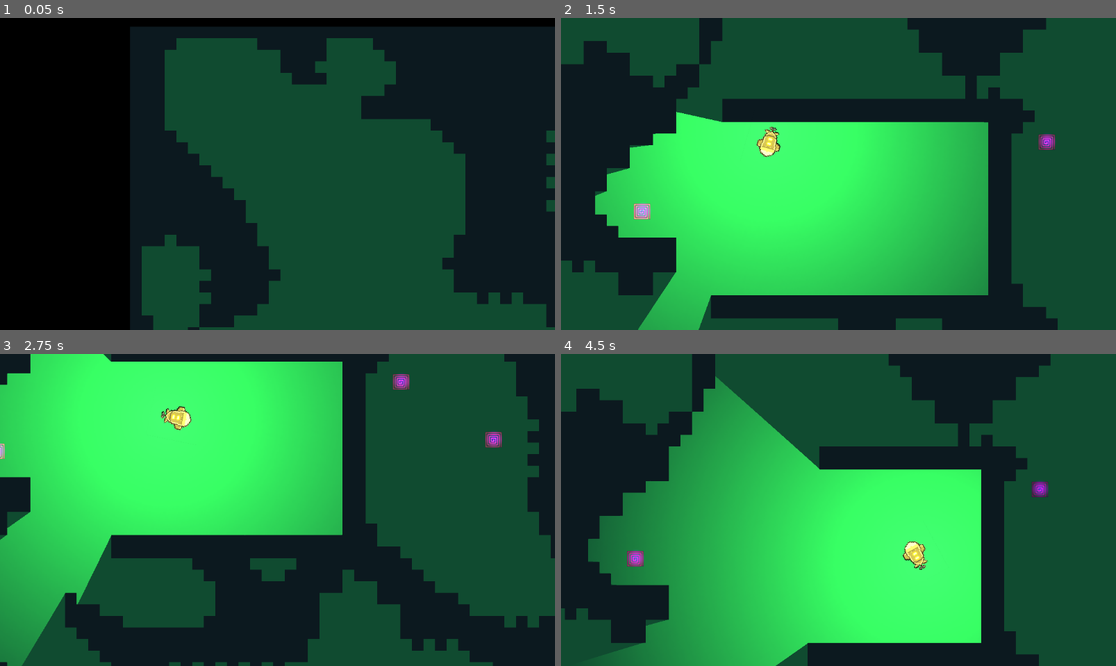
Above: before the commit, frames 1-4 (two rows, left to right).
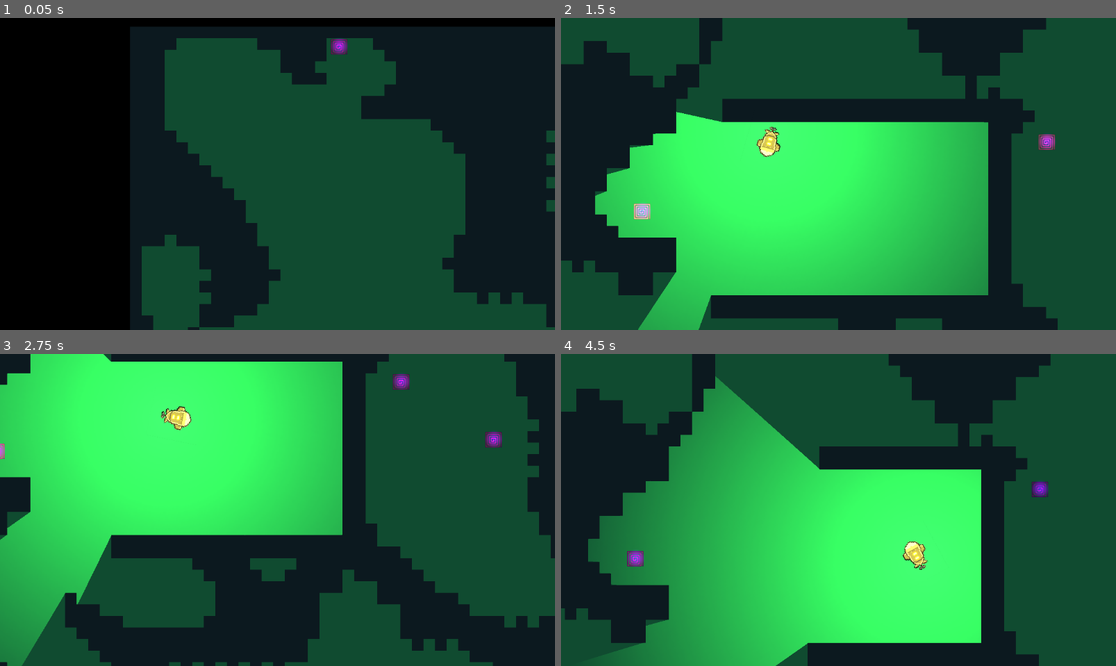
Above: after the commit, the same moments.

Repository: aekiratli/magarajam-2023
Game: Godot game, scene res://Game/Features/Scenes/main.tscn
Two runs of this game, one before a commit and one after it. Both use one fixed random seed, a clock stepped at 60 frames per second and the inputs below.
Inputs (mouse positions are in pixels of both pictures, inside the frame that each line leads up to):
- Up to frame 1 (0.05 s): no input
- Up to frame 2 (1.5 s): tap E (explore) at 0.5 s; move the mouse to (960, 158) at 0.52 s; hold D (move_right) 0.53-1.28 s; hold E (explore) 0.53-1.28 s; move the mouse to (727, 189) at 1.27 s; hold S (move_down) from 1.28 s (still down); tap Space (hang_and_float) at 1.35 s
- Up to frame 3 (2.75 s): move the mouse to (333, 441) at 2.02 s; release S (move_down) at 2.03 s; hold D (move_right) from 2.03 s (still down); hold E (explore) from 2.03 s (still down)
- Up to frame 4 (4.5 s): move the mouse to (810, 572) at 2.77 s; release D (move_right) at 2.78 s; release E (explore) at 2.78 s; hold W (move_up) 2.78-3.53 s; tap Space (hang_and_float) at 2.85, 4.35 s; move the mouse to (1005, 556) at 3.52 s; hold E (explore) 3.53-4.28 s; hold A (move_left) from 3.53 s (still down); move the mouse to (672, 463) at 4.27 s

The runs differ from the first frame. In frame 1, 0.1% of the frame differs, in the area x 59-63%, y 6-12%; in frame 2, less than 0.1%; in frame 3, 0.2%, in the area x 0-91%, y 6-34%; in frame 4, 0.2%.

Commit message:
fixed relics spawning on starting area

Diff:
--- a/Game/Features/Relics/Scripts/RelicGenerator.gd
+++ b/Game/Features/Relics/Scripts/RelicGenerator.gd
@@ -2,21 +2,35 @@
 
 @onready var MapController = get_node("../../TileMap")
 @onready var RelicController = get_parent()
+@onready var Relic = preload("res://Game/Features/Relics/Nodes/relic.tscn")
+# create new instance of the Relic scene
+@export var number_of_relics : int = 10
 
 func _ready():
 	var map = MapController.MapGenerator.map
 	var width = MapController.width
 	var height = MapController.height
 
-	await get_tree().create_timer(0.1).timeout
+	var arr = [Vector2(0, 0), Vector2(0, 1), Vector2(1, 0), Vector2(1, 1)]
+	if Vector2(0,0) in arr:
+		print("yes")
 
+	await get_tree().create_timer(0.000001).timeout
+	var starting_area_coordinates = MapController.MapGenerator.starting_area_coordinates
 	for i in range(RelicController.number_of_relics):
 		# check if tile pos is valid
 		var is_valid = false
 		while !is_valid:
 			var spawn_tile_pos = Vector2(randi() % width, randi() % height)
 			var spawn_tile_index = spawn_tile_pos.x + spawn_tile_pos.y * width
-			if map[spawn_tile_index] == 1:
+			var is_in_starting_area = false
+			for coords in starting_area_coordinates:
+				if spawn_tile_pos.x == coords.x and spawn_tile_pos.y == coords.y:
+					print("in starting area")
+					is_in_starting_area = true
+			if map[spawn_tile_index] == 1 and not is_in_starting_area:
+				print(spawn_tile_pos)
 				is_valid = true
 				var spawn_global_pos = MapController.map_to_local(spawn_tile_pos)
 				RelicController.create_relic(spawn_global_pos)
+	print(starting_area_coordinates)
--- a/Game/Features/Tilemap/Scripts/MapGenerator.gd
+++ b/Game/Features/Tilemap/Scripts/MapGenerator.gd
@@ -44,10 +44,11 @@
 	for cell in starting_pattern.get_used_cells():
 		var cell_pos = cell + offset
 		starting_area_coordinates.append(cell_pos)
+		#MapController.set_cell(0, cell_pos, 1, Vector2i(0,1))
 		# index for map array
-		var index = cell_pos.x + cell_pos.y * width
+#		var index = cell_pos.x + cell_pos.y * width
 		# update map as non minable
-		map[index] = 1
+	#	map[index] = 1
 
 func open_starting_area_doors():
 	if _is_doors_open:
